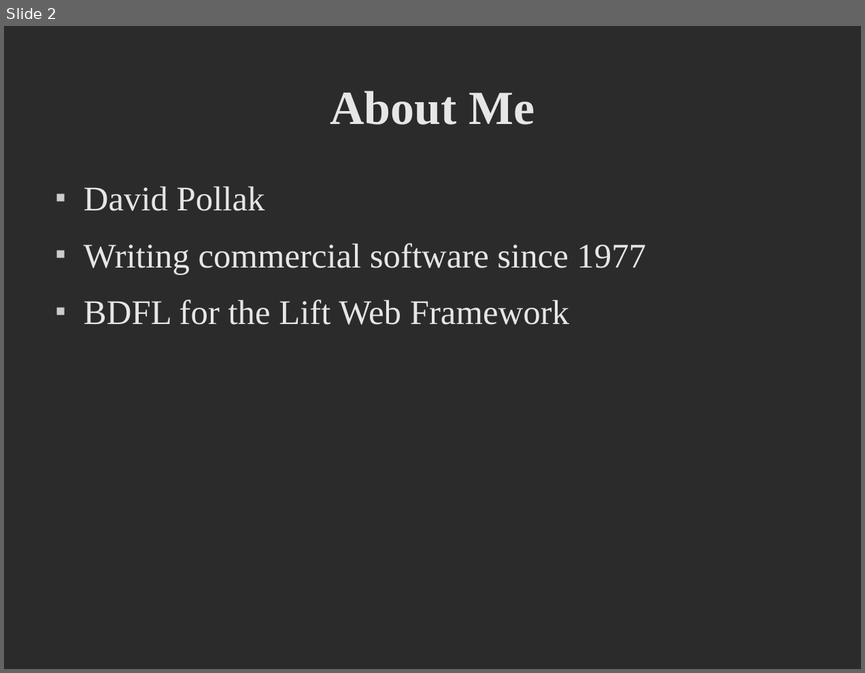
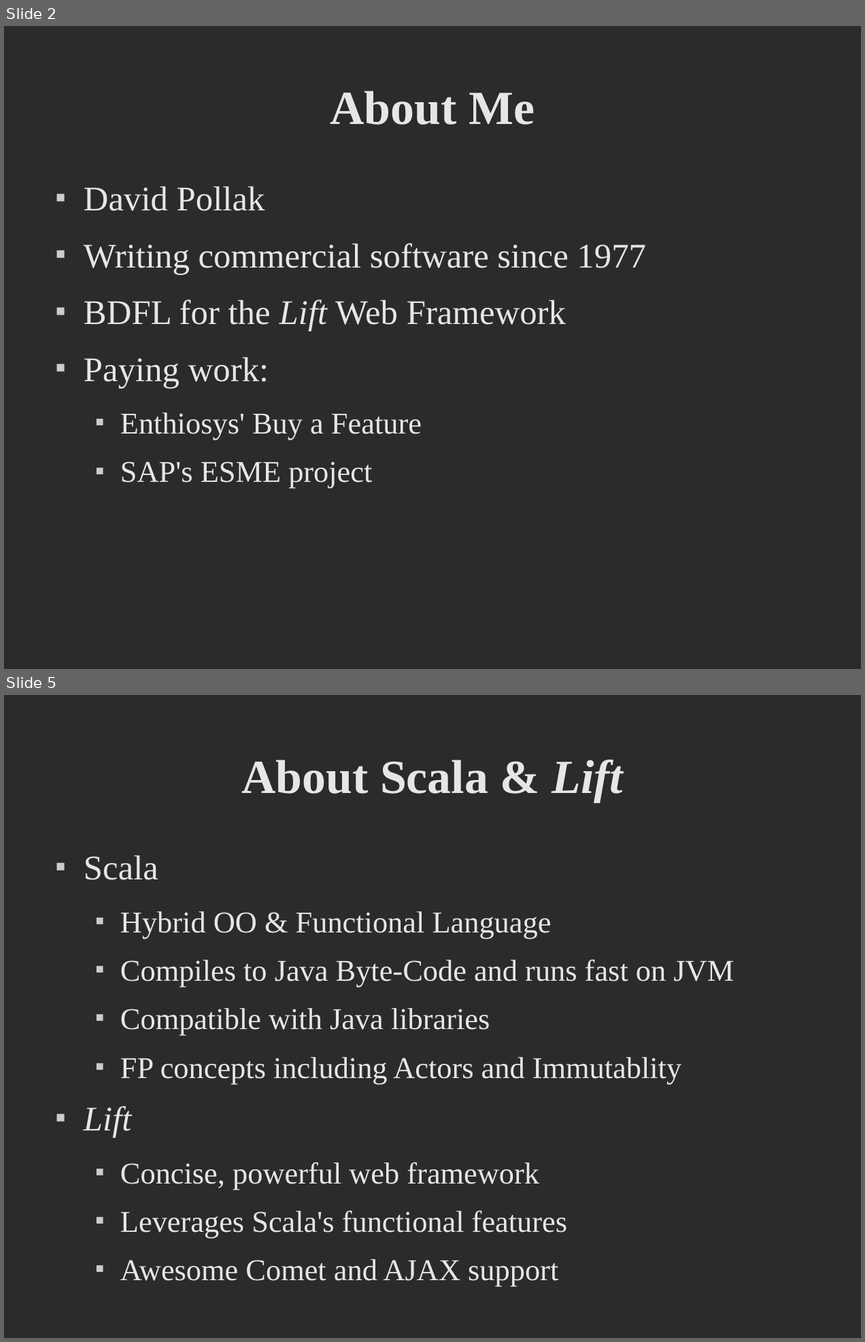
Before and after one commit to dpp/lift-samples, a slide deck: presentations/2008_dpp_CUFP/CUFP Preso.odp. Shown one above the other, each under a label of ours: slide 2 before the commit, slides 2 and 5 after it; the slides between them are not shown. The pictures are 865x673 and 865x1342 pixels, drawn with LibreOffice and Linux fonts; fonts in the diff are those of the drawing; background and template pictures are left out; a plain dark background stands for a picture behind light text. Boxes give left, top, right and bottom in pixels: in the first picture for what was removed or moved away, otherwise in the second. Text is boxed around its words. In the diff, an @@ line names an element or a change of style, - is before the commit and + after.

```diff
--- a/presentations/2008_dpp_CUFP/CUFP Preso.odp
+++ b/presentations/2008_dpp_CUFP/CUFP Preso.odp
@@ slide 5 added at [4,695,861,1338], background picture (left out) @@
@@ title added at [241,760,623,802], 44 pt, text #E6E6E6, bold @@
+About Scala & Lift
@@ text added at [84,855,734,1286], 28 pt, text #E6E6E6 @@
+■ Scala
+  ■ Hybrid OO & Functional Language
+  ■ Compiles to Java Byte-Code and runs fast on JVM
+  ■ Compatible with Java libraries
+  ■ FP concepts including Actors and Immutablity
+■ Lift
+  ■ Concise, powerful web framework
+  ■ Leverages Scala's functional features
+  ■ Awesome Comet and AJAX support
@@ slide 2 changed as well @@
@@ text at [84,299,566,331]: italic on in "Lift" @@
@@ text at [84,356,422,488]: paragraphs added @@
+■ Paying work:
+  ■ Enthiosys' Buy a Feature
+  ■ SAP's ESME project
```
Also in this commit, not shown: 1 other slide changed, 10 other slides added, 1 slide removed, 14 other files.
